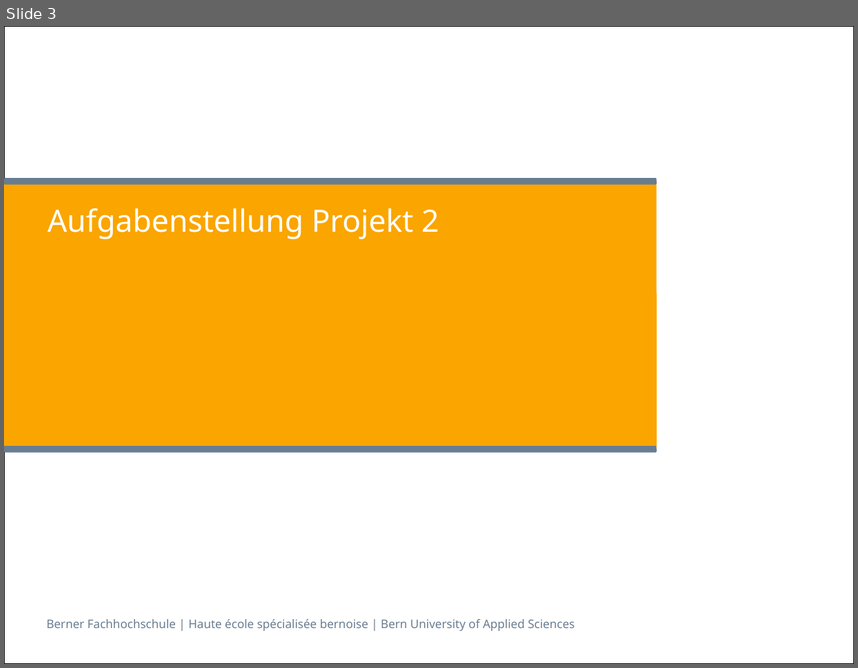
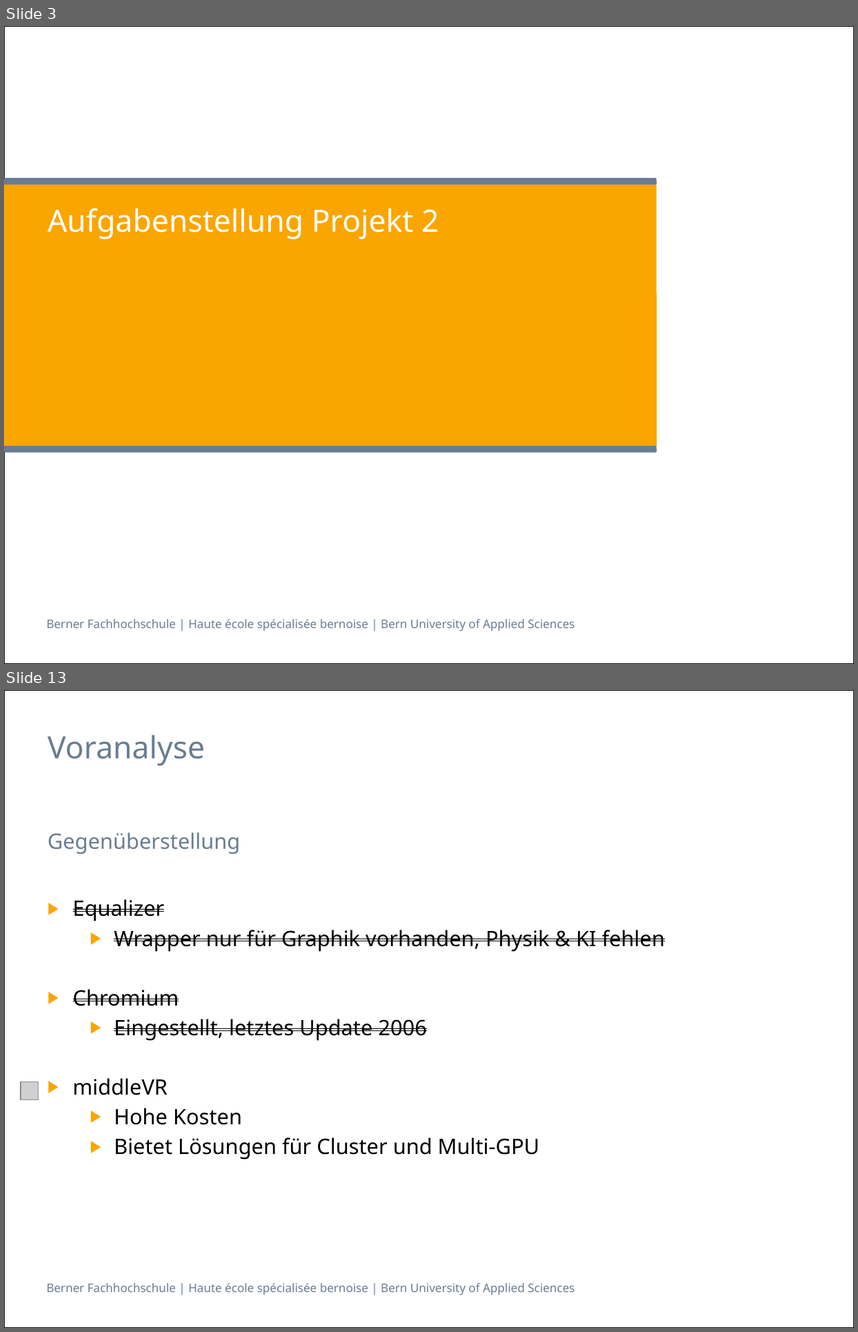
Before and after one commit to villj2/ch.bfh.cpvr.unitycave, a slide deck: docs/presentation/dani.pptx. Shown one above the other, each under a label of ours: slide 3 before the commit, slides 3 and 13 after it; the slides between them are not shown. The pictures are 858x668 and 858x1332 pixels, drawn with LibreOffice and Linux fonts; fonts in the diff are those of the drawing; grey boxes stand for pictures. Boxes give left, top, right and bottom in pixels: in the first picture for what was removed or moved away, otherwise in the second. Text is boxed around its words. In the diff, an @@ line names an element or a change of style, - is before the commit and + after.

```diff
--- a/docs/presentation/dani.pptx
+++ b/docs/presentation/dani.pptx
@@ slide 13 added at <box>4,690,854,1328</box>, background #FFFFFF; not listed: 2 template elements that a slide beside it also shows @@
@@ title added at <box>47,735,205,766</box>, 26 pt, text #697D91 @@
+Voranalyse
@@ text added at <box>47,832,240,854</box>, 18 pt, text #697D91 @@
+Gegenüberstellung
@@ text added at <box>73,899,665,1159</box>, 18 pt, text #000000, strikethrough @@
+▶ Equalizer
+  ▶ Wrapper nur für Graphik vorhanden, Physik & KI fehlen
+▶ Chromium
+  ▶ Eingestellt, letztes Update 2006
+▶ middleVR
+  ▶ Hohe Kosten
+  ▶ Bietet Lösungen für Cluster und Multi-GPU
@@ picture added at <box>20,1082,38,1100</box> @@
```
Also in this commit, not shown: 2 slides changed, 27 other slides added, 1 slide removed.
